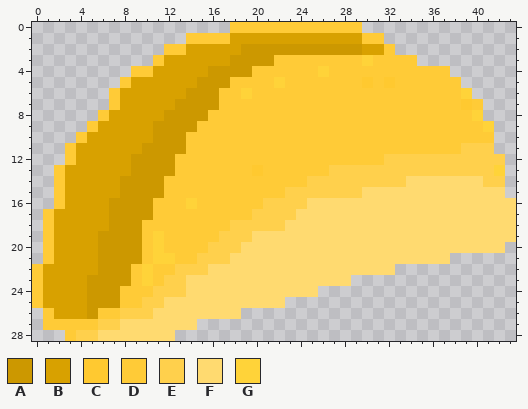
Edited in one commit: pixel-art file (TacoMaker/imagens/Taco.ase). The first picture shows the starting point.
44x29 pixels, 1 frame. Colours within 5 levels of each other are drawn and written as one.
Palette (. is transparent): A #cc9800  B #d8a100  C #ffc930  D #ffcb37  E #ffd04c  F #ffda70  G #ffd339
Pixels before, first column x 0:
 0 ..................DDDDDDDDDDDD..............
 1 ..............DDDDBBBBBBBBBBBBDD............
 2 ............DDBBBBBAAAAAAAAAAABBD...........
 3 ...........DBBBBBBAAAADDDDDDDDGDDDD.........
 4 .........DDBBBBBAAAADDDDDDGDDDDDDDDDDD......
 5 ........DBBBBBBAAADDDDGDDDDDDDCDCDDDDDD.....
 6 .......DBBBBBBAAADDGDDDDDDDDDDDDDDDDDDDG....
 7 .......DBBBBBAAAADDDDDDDDDDDDDDDDDDDDDDCD...
 8 ......DBBBBBAAAADDDDDDDDDDDDDDDDDDDDDDDDG...
 9 .....DBBBBBAAAADDDDDDDDDDDDDDDDDDDDDDDDDDG..
10 ....DBBBBBBAAADDDDDDDDDDDDDDDDDDDDDDDDDDDD..
11 ...DBBBBBBAAAADDDDDDDDDDDDDDDDDDDDDDDDDEEE..
12 ...DBBBBBAAAADDDDDDDDDDDDDDDDDDDEEEEEEEEEEE.
13 ..DBBBBBBAAAADDDDDDDCDDDDDDEEEEEEEEEEEEEEEG.
14 ..DBBBBBAAAADDDDDDDDDDDDDEEEEEEEEEFFFFFFFEE.
15 ..DBBBBBAAAADDDDDDDDDDDEEEEEEEFFFFFFFFFFFFF.
16 ..DBBBBAAAADDDGDDDDDDEEEEFFFFFFFFFFFFFFFFFFF
17 .DBBBBBAAAADDDDDDDDDEEEEFFFFFFFFFFFFFFFFFFFF
18 .DBBBBBAAADDDDDDDDEEEEEFFFFFFFFFFFFFFFFFFFFF
19 .DBBBBAAAADGDDDDDEEEFFFFFFFFFFFFFFFFFFFFFFFF
20 .DBBBBAAAADGDDDDEEEFFFFFFFFFFFFFFFFFFFFFFFF.
21 .DBBBBAAAADGGDDEEEFFFFFFFFFFFFFFFFFFFF......
22 DBBBBBAAADGDDEEEFFFFFFFFFFFFFFFFF...........
23 DBBBBAAAADGDEEFFFFFFFFFFFFFFF...............
24 DBBBBAAADDDEEEFFFFFFFFFFFF..................
25 DBBBBAAADDEEFFFFFFFFFFF.....................
26 .DBBBADDEEEFFFFFFFF.........................
27 .DDDDDEEFFFFFFF.............................
28 ...DEEFFFFFFF...............................
After the commit:
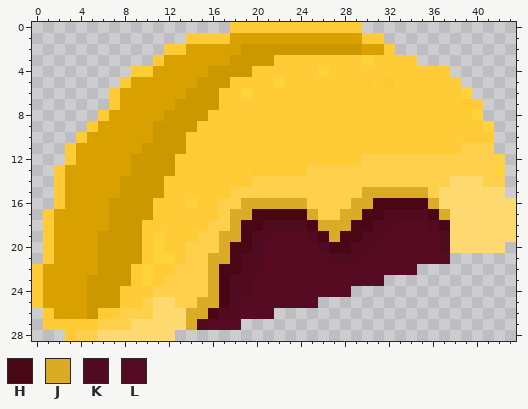
Colours new in this view: H #490615  J #dbab26  K #500b21  L #570b23
The edit:
Colour D gives way to colour E in row 12 at x 30 to 31; in row 13 at x 25 to 26; in row 14 at x 20 to 24; in row 15 at x 18 to 22; in row 16 at x 17 to 18; in row 17 at x 17.
Colour D gives way to colour E in row 18 at x 16 to 17; in row 19 at x 15 to 16; in row 20 at x 14 to 15; in row 21 at x 14.
Colour F gives way to colour E in row 14 at x 34 to 37; in row 15 at x 36; in row 16 at x 25 to 28; in row 17 at x 26 to 27; in rows 23 to 24 at x 14 to 15; in row 25 at x 13 to 14.
Colour F gives way to colour E in row 27 at x 8.
Colour E gives way to colour F in row 25 at x 11.
Colour E gives way to colour H in row 17 at x 20 to 23; in row 18 at x 19 to 20; in row 19 at x 19; in row 20 at x 18.
Colour F gives way to colour H in row 16 at x 31 to 35; in row 17 at x 24, 30 to 31 and 36; in row 18 at x 25, 29 to 30 and 37; in row 19 at x 26 and 28 to 29; in row 20 at x 19 and 27 to 28; in row 21 at x 18.
Colour F gives way to colour H in row 22 at x 17 to 18; in rows 23 to 25 at x 17; in row 26 at x 16.
Colour D gives way to colour J in row 16 at x 19 to 20; in row 17 at x 18 to 19.
Colour E gives way to colour J in row 16 at x 21 to 24; in row 18 at x 18; in row 19 at x 17 to 18; in row 20 at x 17; in row 21 at x 16 to 17.
Colour F gives way to colour J in row 15 at x 30 to 35; in row 16 at x 29 to 30 and 36; in row 17 at x 25, 28 to 29 and 37; in row 18 at x 26 to 28; in row 19 at x 27; in rows 22 to 24 at x 16.
Colour F gives way to colour J in row 25 at x 15 to 16; in row 26 at x 14 to 15; in row 27 at x 14.
The edit adds colour K in row 27 at x 15.
Colour E gives way to colour K in row 18 at x 21 to 22.
Colour F gives way to colour K in row 17 at x 32 to 35; in row 18 at x 23 to 24, 31 to 32 and 36; in row 19 at x 20 to 21, 25, 30 to 31 and 37; in row 20 at x 20, 26, 29 to 30 and 37; in row 21 at x 19 to 20 and 27 to 29; in row 22 at x 19 to 20.
Colour F gives way to colour K in rows 23 to 24 at x 18 to 19; in row 25 at x 18; in row 26 at x 17 to 18.
The edit adds colour L in row 22 at x 33 to 34; in row 23 at x 29 to 31; in row 24 at x 26 to 28; in row 25 at x 23 to 25; in row 26 at x 19 to 21; in row 27 at x 16 to 18.
Colour F gives way to colour L in row 18 at x 33 to 35; in row 19 at x 22 to 24 and 32 to 36; in row 20 at x 21 to 25 and 31 to 36; in row 21 at x 21 to 26 and 30 to 37; in row 22 at x 21 to 32; in row 23 at x 20 to 28.
Colour F gives way to colour L in row 24 at x 20 to 25; in row 25 at x 19 to 22.
Pixel boxes of the changes (left, top, right, bottom) in both pictures:
changed: (120, 154, 450, 330)
